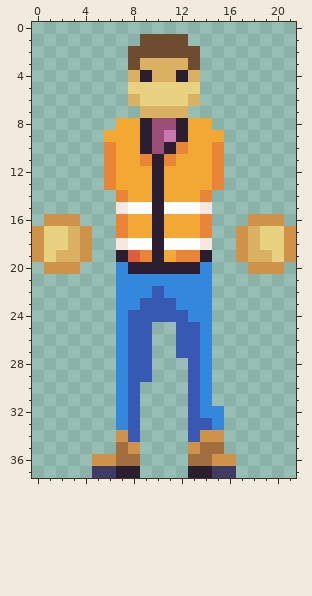
Pixel-art sprite, stored at Player/PlayerFront2.png. Above: the version before the commit.
The file is 22x38 pixels.
New version:
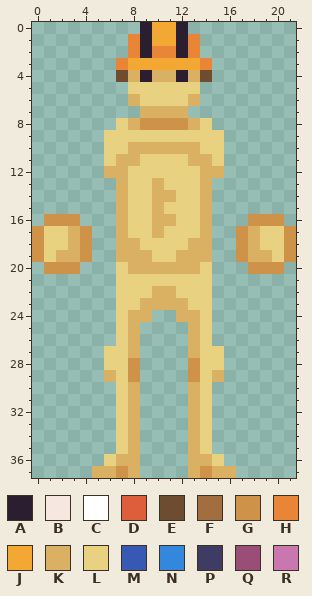
Palette (. is transparent): A #2c1e31  B #f6e8e0  C #ffffff  D #de5d3a  E #6e4c30  F #a26d3f  G #ce9248  H #e98537  J #f3a833  K #dab163  L #e8d282  M #3859b3  N #3388de  P #3e3b65  Q #9a4d76  R #c878af
From old to new:
Changed rows in their new state; - is an unchanged pixel.
first column x 7:
 0 --AJJA--
 1 -HAJJAH-
 2 -HAHHAH-
 3 HJJJJJJH
 4 E------E
first column x 5:
 8 --LKGGGGKL--
 9 -LLLLLLLLLL-
10 -LLKKKKKKLL-
11 -LKKLLLLKKL-
12 -KKLLLLLLKK-
13 -.KLLKLLLK.-
14 --KLLKKLLK--
15 --KLLKLLLK--
16 --KLLKKLLK--
17 --KLLKLLLK--
18 --KKLLLLKK--
19 --KKKLLKKK--
20 --LKKKKKKL--
21 --LLLLLLLL--
22 --LLLKKLLL--
23 --LLKKKKLL--
24 --LKK..KKL--
25 --LK.--.KL--
26 --LK.--.KL--
27 -LLK.--.KLL-
28 -LLG.---GLL-
29 -KLG.---GLK-
30 --LK----KL--
31 --LK----KL--
32 --LK----KL.-
33 --LK----KL.-
34 --LK----KL.-
35 --LK----KL.-
36 .LKK----KKL.
37 KKGK----KGKK
